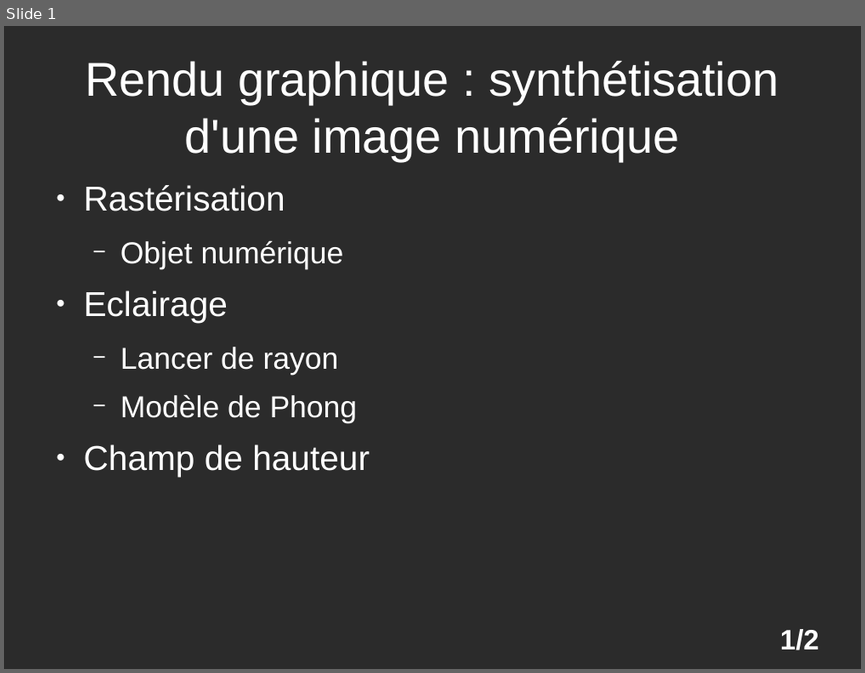
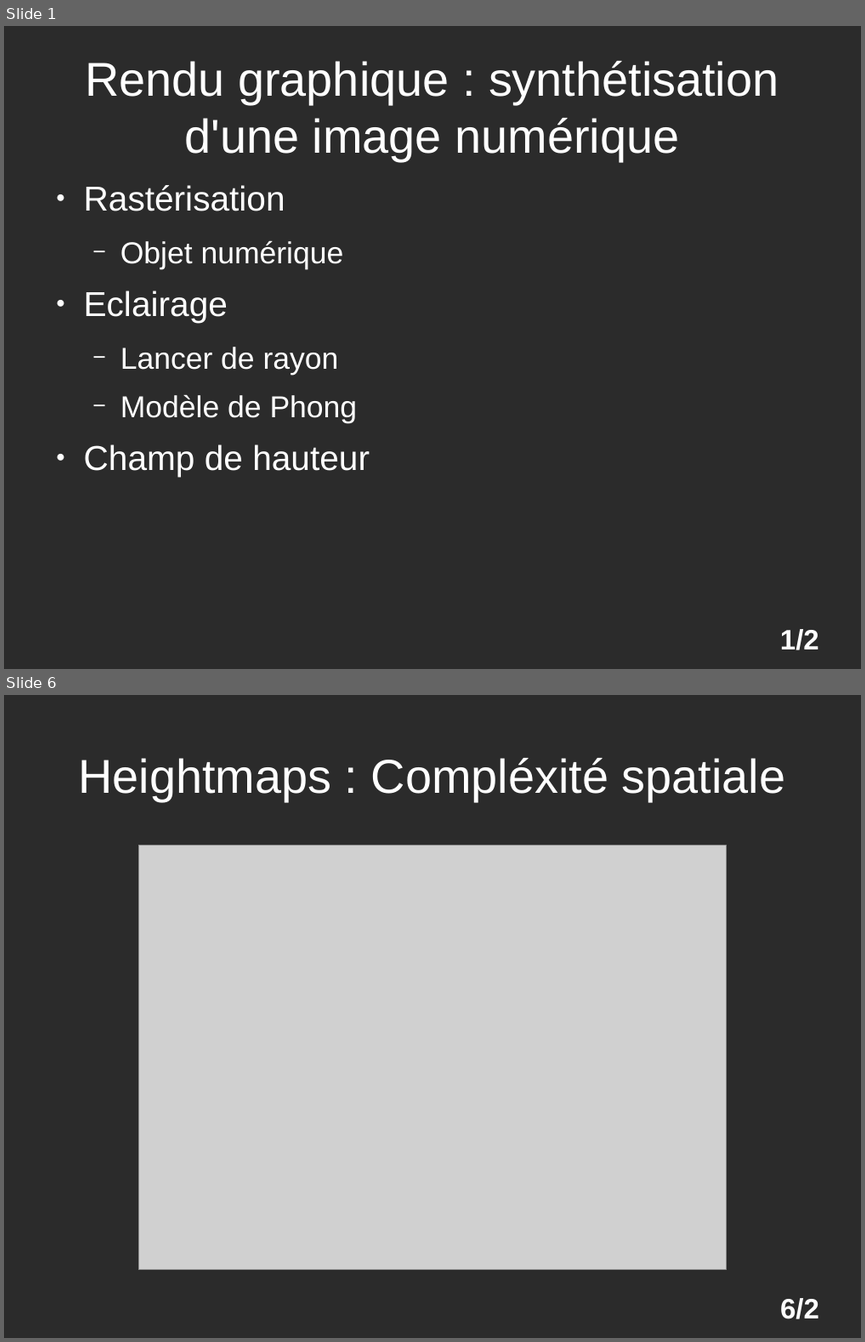
Before and after one commit to rpereira-dev/heightmaps_renderer, a slide deck: TIPE/presentation.odp. Shown one above the other, each under a label of ours: slide 1 before the commit, slides 1 and 6 after it; the slides between them are not shown. The pictures are 865x673 and 865x1342 pixels, drawn with LibreOffice and Linux fonts; fonts in the diff are those of the drawing; grey boxes stand for pictures; background and template pictures are left out; a plain dark background stands for a picture behind light text. Boxes give left, top, right and bottom in pixels: in the first picture for what was removed or moved away, otherwise in the second. Text is boxed around its words. In the diff, an @@ line names an element or a change of style, - is before the commit and + after.

```diff
--- a/TIPE/presentation.odp
+++ b/TIPE/presentation.odp
@@ slide 6 added at bbox=[4, 695, 861, 1338], background picture (left out) @@
@@ title added at bbox=[78, 758, 785, 801], 44 pt, text #FFFFFF @@
+Heightmaps : Compléxité spatiale
@@ picture added at bbox=[138, 845, 726, 1270] @@
@@ page number added at bbox=[780, 1298, 819, 1319], 26 pt, text #FFFFFF, bold @@
+6/2
```
Also in this commit, not shown: 2 slides changed, 22 other slides added, 56 other files.
